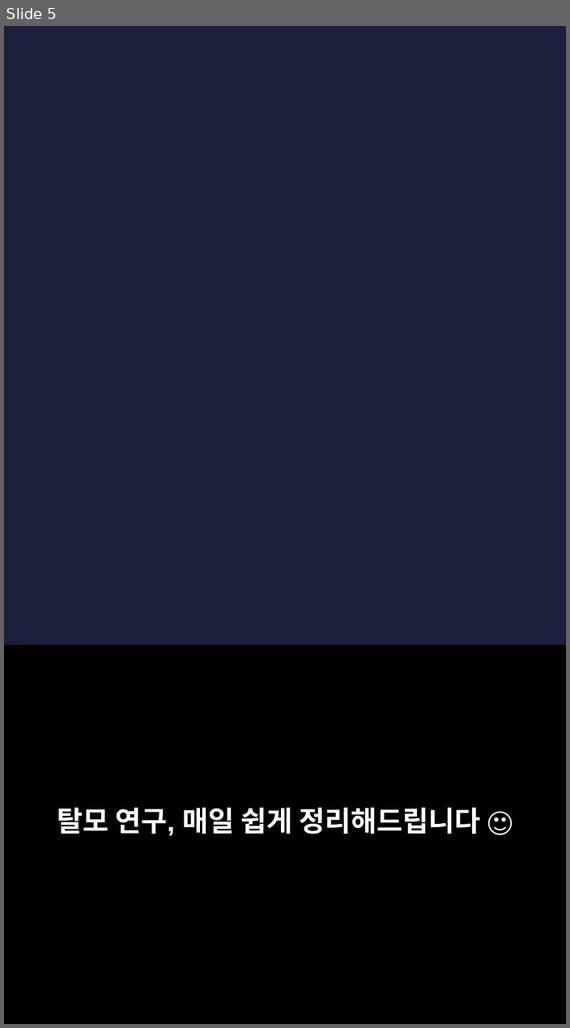
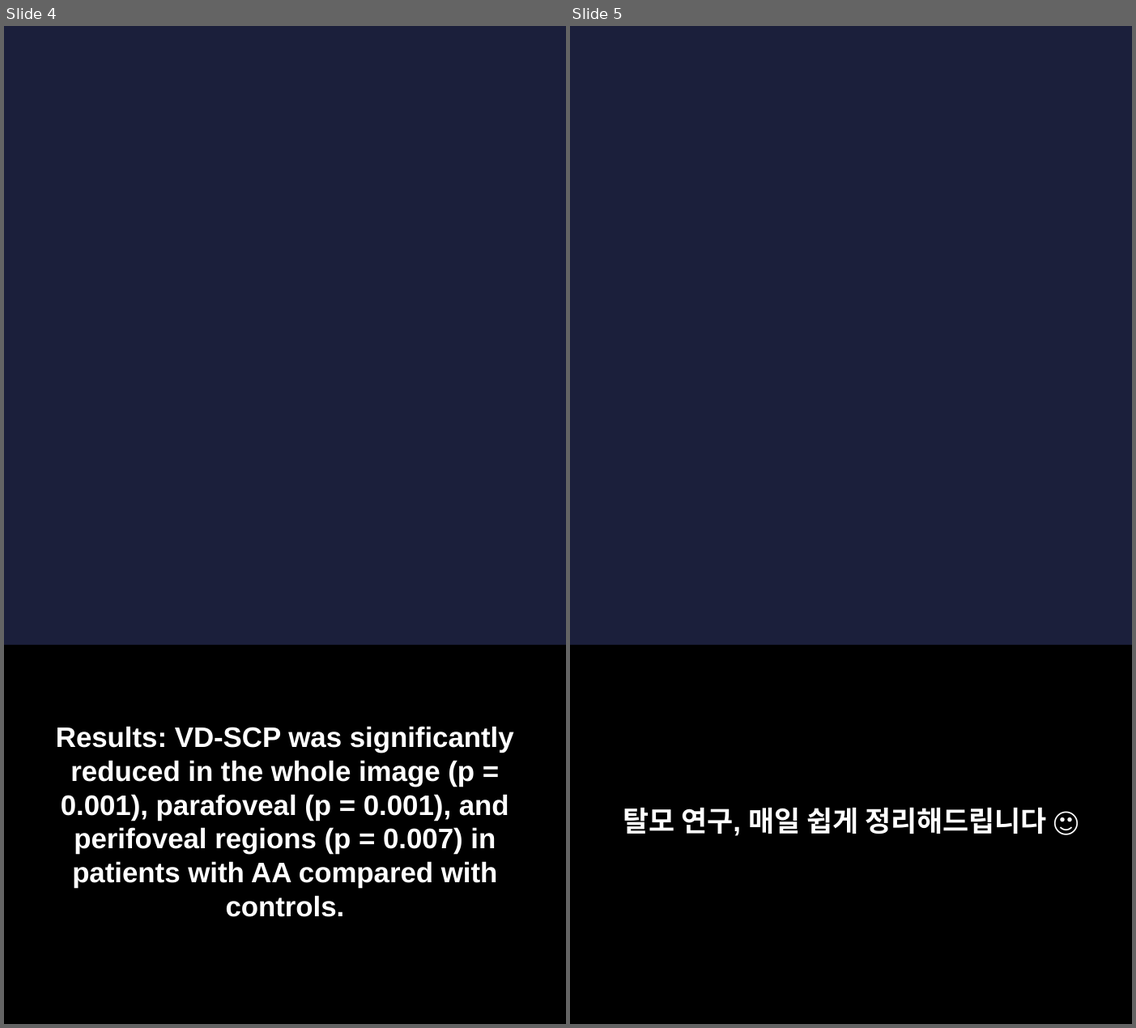
Before and after one commit to hyokang2010-BJ-ANTH/product-builder-test, a slide deck: pwa/data/latest/slides.pptx. Shown side by side, each under a label of ours: slide 5 before the commit, slides 4 and 5 after it. The pictures are 570x1028 and 1136x1028 pixels, drawn with LibreOffice and Linux fonts; fonts in the diff are those of the drawing; background and template pictures are left out. Boxes give left, top, right and bottom in pixels: in the first picture for what was removed or moved away, otherwise in the second. Text is boxed around its words. In the diff, an @@ line names an element or a change of style, - is before the commit and + after.

```diff
--- a/pwa/data/latest/slides.pptx
+++ b/pwa/data/latest/slides.pptx
@@ slide 4 added at (x1=4, y1=26, x2=566, y2=1024), background picture (left out) @@
@@ rectangle added at (x1=4, y1=646, x2=566, y2=1024), fill #000000 @@
@@ text added at (x1=56, y1=726, x2=514, y2=917), 22 pt, text #FFFFFF, bold @@
+Results: VD-SCP was significantly reduced in the whole image (p = 0.001), parafoveal (p = 0.001), and perifoveal regions (p = 0.007) in patients with AA compared with controls.
```
Also in this commit, not shown: 3 slides changed, 3 other slides added, 4 slides removed, 26 other files.
